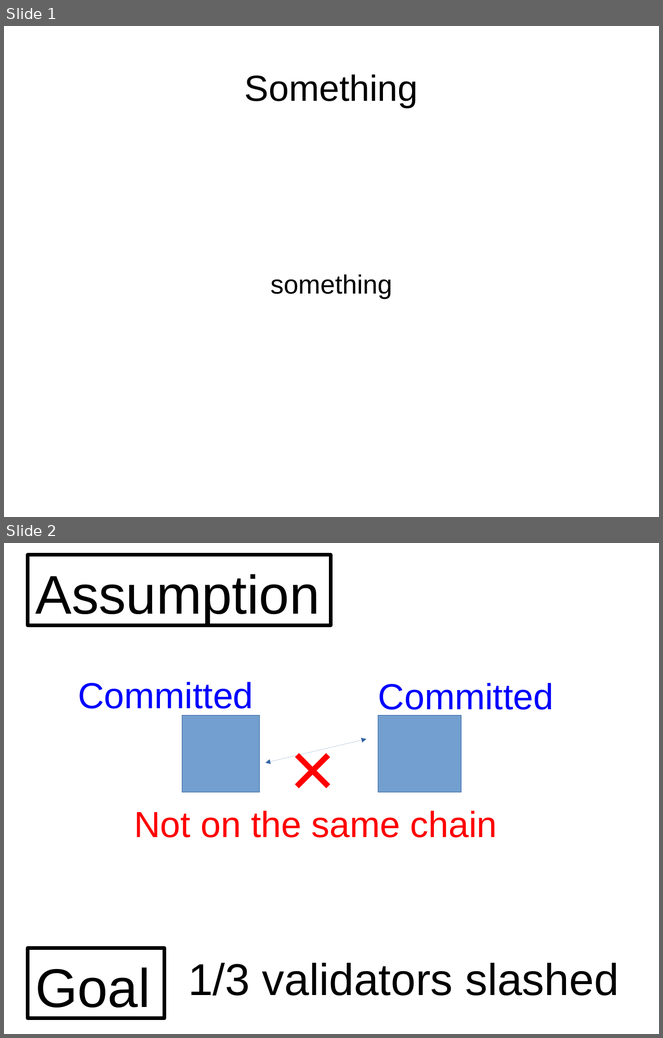
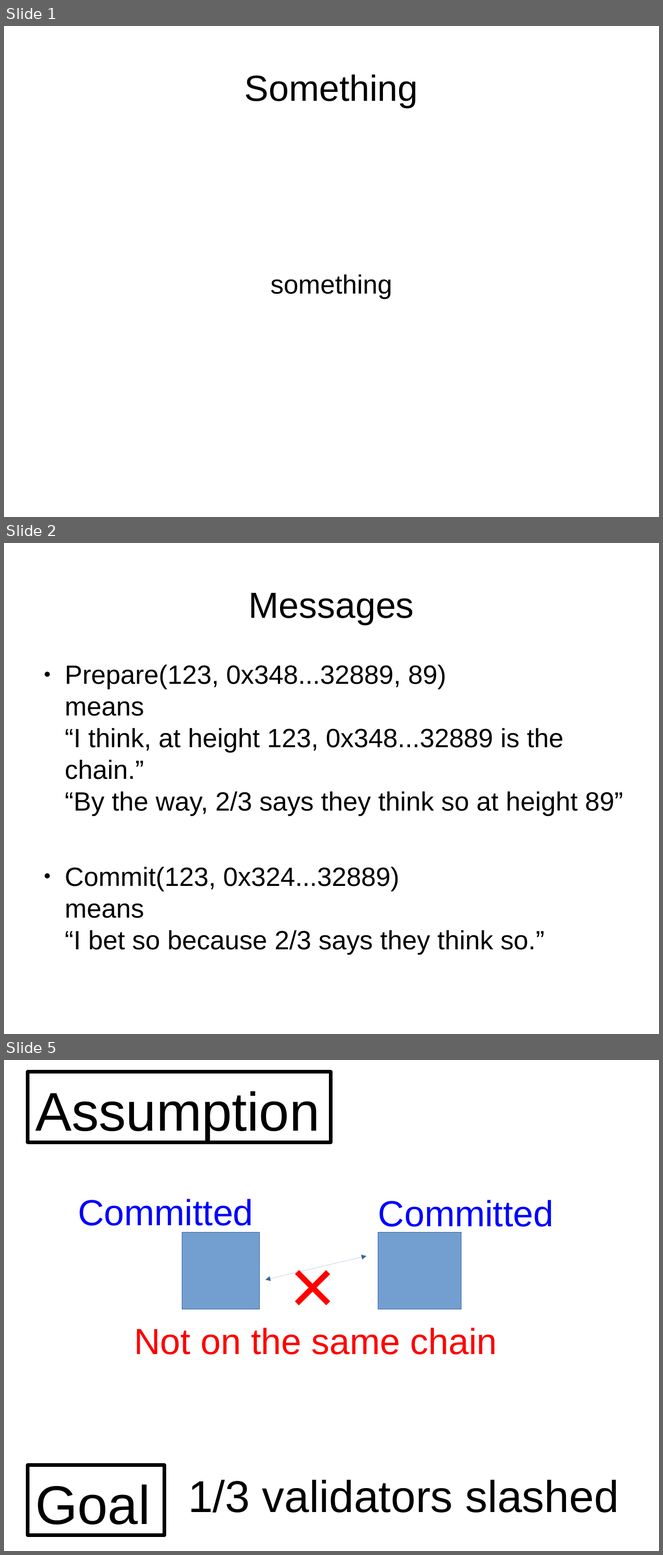
Before and after one commit to palmskog/pos, a slide deck: slide.odp. Shown one above the other, each under a label of ours: slides 1 and 2 before the commit, slides 1, 2 and 5 after it; the slides between them are not shown. The pictures are 663x1038 and 663x1555 pixels, drawn with LibreOffice and Linux fonts; fonts in the diff are those of the drawing. Boxes give left, top, right and bottom in pixels: in the first picture for what was removed or moved away, otherwise in the second. Text is boxed around its words. In the diff, an @@ line names an element or a change of style, - is before the commit and + after.

```diff
--- a/slide.odp
+++ b/slide.odp
@@ slide 2 added at (4,543,659,1034), background #FFFFFF @@
@@ title added at (249,593,414,625), 44 pt, text #000000 @@
+Messages
@@ text added at (65,665,623,955), 32 pt, text #000000 @@
+● Prepare(123, 0x348...32889, 89)
+  means
+  “I think, at height 123, 0x348...32889 is the chain.”
+  “By the way, 2/3 says they think so at height 89”
+● Commit(123, 0x324...32889)
+  means
+  “I bet so because 2/3 says they think so.”
@@ what was slide 2 is now slide 5 @@
```
Also in this commit, not shown: 9 other slides added.
